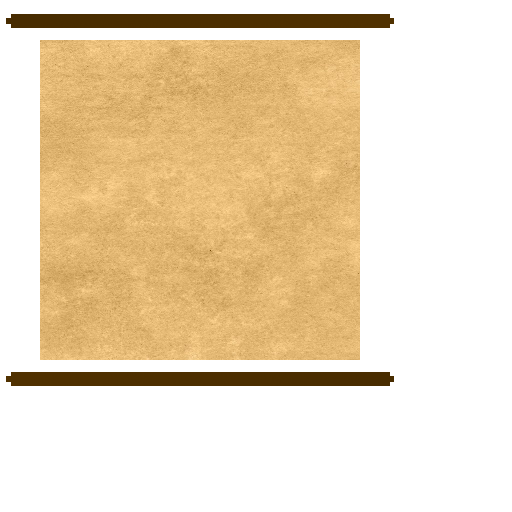
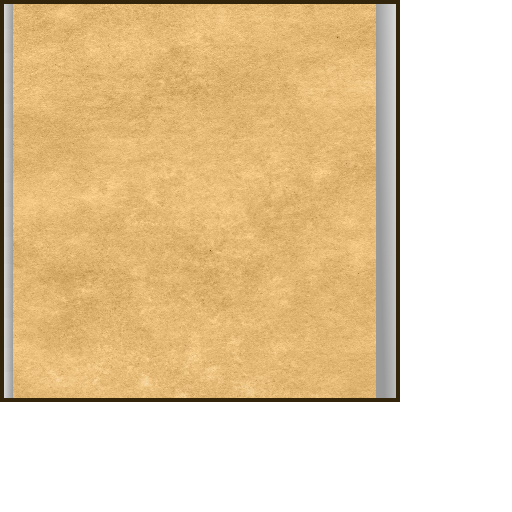
Comparing the layer stacks of the two w=512, h=512 images. Changes:
removed layer "Scroll" over [6,14,394,386]
added layer "Layer #1" above "Layer" over [0,0,400,402]
added layer "Layer" above "Border" over [0,0,400,402]
